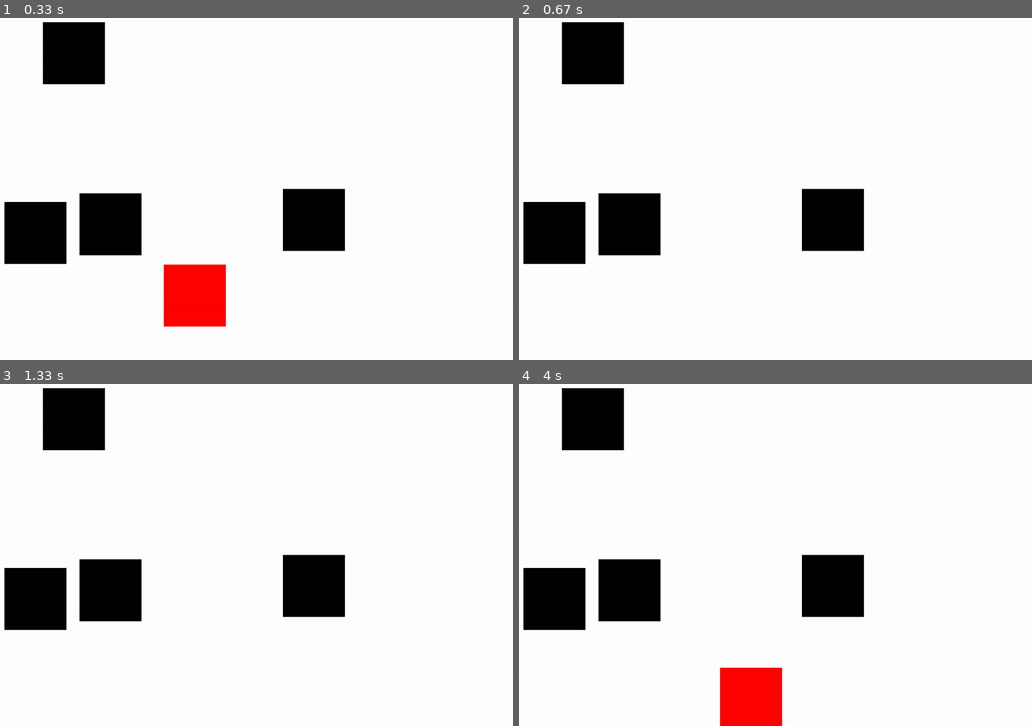
Above: before the commit, frames 1-4 (two rows, left to right).
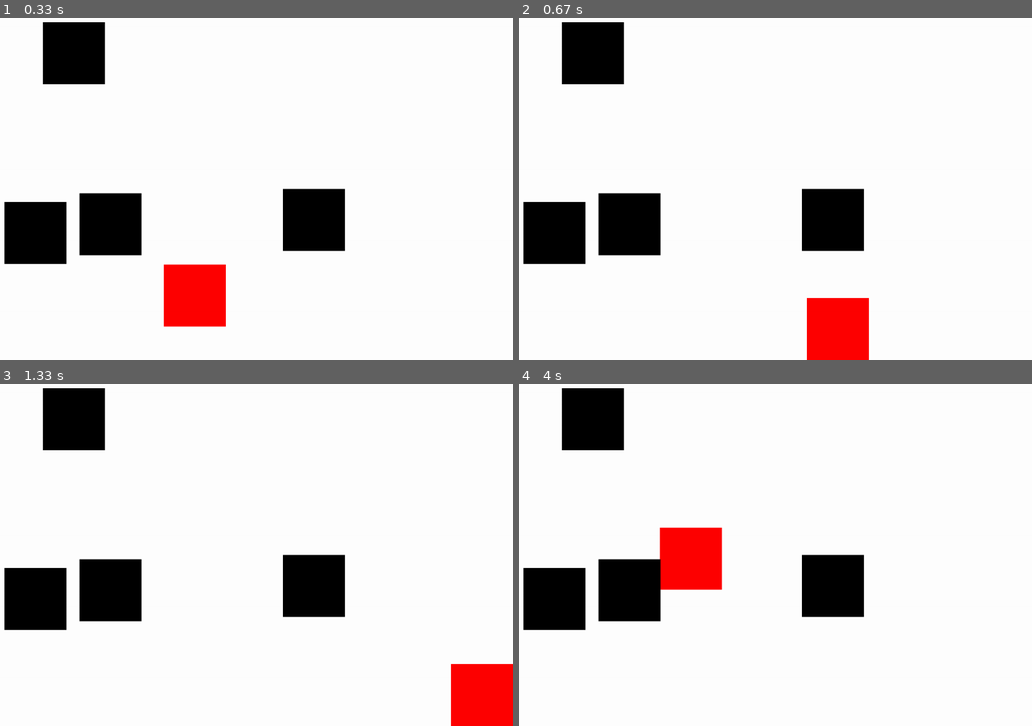
Above: after the commit, the same moments.

Repository: esserafael/python-learning-stuff
Game: pygame game, started from PyGame/collision.py
Same seed, same stepped clock (60 frames per second), same inputs: the game is played once before the commit and once after it.
Inputs:
- Up to frame 1 (0.33 s): no input
- Up to frame 2 (0.67 s): hold S from 0.33 s (still down); hold Right from 0.33 s (still down)
- Up to frame 3 (1.33 s): release S at 0.8 s; release Right at 0.8 s; hold Right 0.83-1.3 s
- Up to frame 4 (4 s): hold W 1.33-1.63 s; hold A 2.17-2.7 s; hold Down 2.73-3.03 s; hold A 3.07-3.47 s; hold Up 3.5-3.87 s; hold D from 3.9 s (still down)

Frame 1 is identical in both runs. In frame 2, 2.2% of the frame differs, in the area x 56-69%, y 81-100%; in frame 3, 2.2%; in frame 4, 4.3%, in the area x 27-52%, y 41-100%.

Commit message:
Basic screen boundary colision

Diff:
--- a/PyGame/collision.py
+++ b/PyGame/collision.py
@@ -49,6 +49,8 @@
 
     form_x = round((display_width * 0.45))
     form_y = round((display_height * 0.8))
+    form_width = 100
+    form_height = 100
     form_x_change = 0
     form_y_change = 0
     form_move_speed = 10
@@ -69,7 +71,7 @@
             black))
             for form in range(total_other_forms)]
 
-    print(other_forms)
+    #print(other_forms)
 
     while not gameExit:
         for event in pygame.event.get():
@@ -87,7 +89,7 @@
             if event.type == pygame.KEYUP:
                 if event.key == pygame.K_LEFT or event.key == pygame.K_RIGHT or event.key == pygame.K_a or event.key == pygame.K_d:
                     form_x_change = 0
-                if event.key == pygame.K_UP or event.key == pygame.K_DOWN or event.key == pygame.K_w or event.key == pygame.K_s:
+                elif event.key == pygame.K_UP or event.key == pygame.K_DOWN or event.key == pygame.K_w or event.key == pygame.K_s:
                     form_y_change = 0
 
         gameDisplay.fill(white)
@@ -95,7 +97,22 @@
         form_x += form_x_change
         form_y += form_y_change
 
-        main_block = draw_block(form_x, form_y, 100, 100, red)
+        #"""
+        display_x_boundary = display_width - form_width
+        display_y_boundary = display_height - form_height
+
+        if form_x > display_x_boundary:
+            form_x = display_x_boundary
+        elif form_x < 0:
+            form_x = 0
+
+        if form_y > display_y_boundary:
+            form_y = display_y_boundary
+        elif form_y < 0:
+            form_y = 0
+        #"""
+
+        main_block = draw_block(form_x, form_y, form_width, form_height, red)
 
         if other_forms:
             for form in other_forms:
